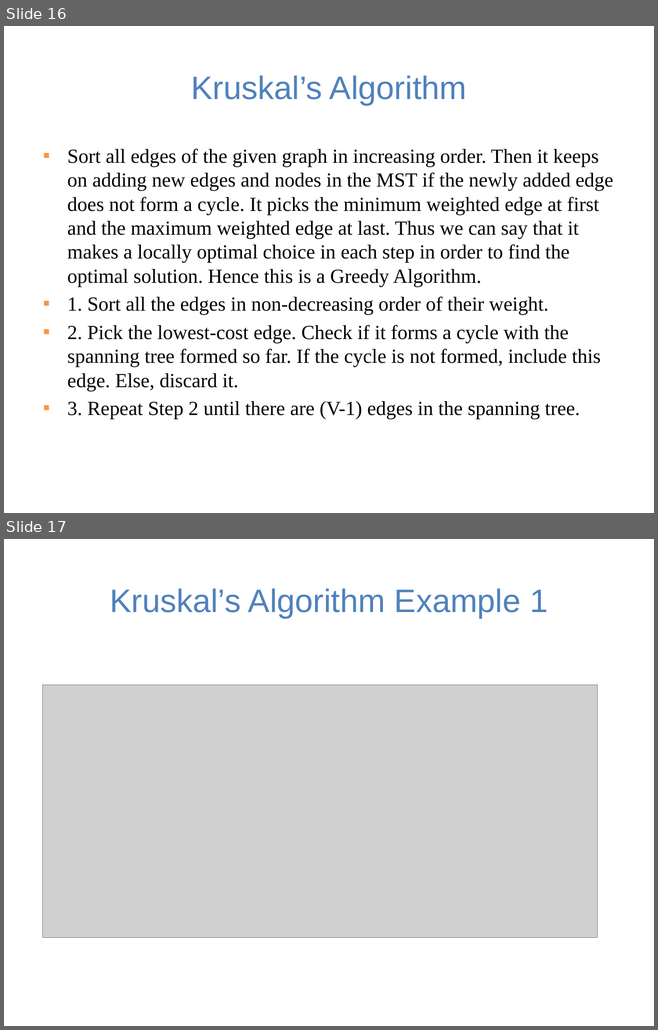
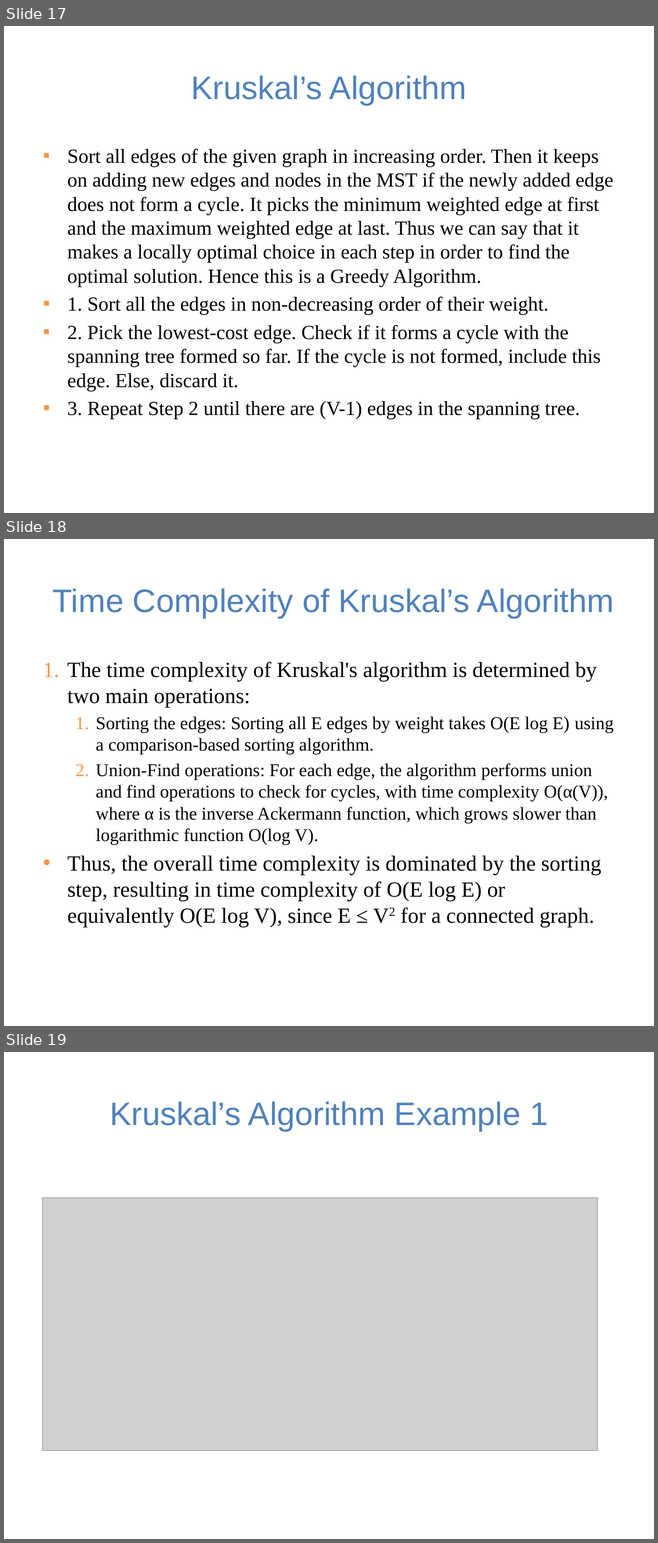
Before and after one commit to guhofstra/CSC111Fa25, a slide deck: PPTs/Lecture 12-minimum spanning trees.pptx. Shown one above the other, each under a label of ours: slides 16 and 17 before the commit, slides 17, 18 and 19 after it. The pictures are 658x1030 and 658x1543 pixels, drawn with LibreOffice and Linux fonts; fonts in the diff are those of the drawing; grey boxes stand for pictures. Boxes give left, top, right and bottom in pixels: in the first picture for what was removed or moved away, otherwise in the second. Text is boxed around its words. In the diff, an @@ line names an element or a change of style, - is before the commit and + after.

```diff
--- a/PPTs/Lecture 12-minimum spanning trees.pptx
+++ b/PPTs/Lecture 12-minimum spanning trees.pptx
@@ slide 18 added at <box>4,539,654,1026</box>, background #FFFFFF @@
@@ title added at <box>53,588,614,617</box>, 36 pt, text #4F81BD @@
+Time Complexity of Kruskal’s Algorithm
@@ text added at <box>67,661,613,927</box>, 20 pt, text #000000 @@
+1. The time complexity of Kruskal's algorithm is determined by two main operations:
+  1. Sorting the edges: Sorting all E edges by weight takes O(E log E) using a comparison-based sorting algorithm.
+  2. Union-Find operations: For each edge, the algorithm performs union and find operations to check for cycles, with time complexity O(α(V)), where α is the inverse Ackermann function, which grows slower than logarithmic function O(log V).
+• Thus, the overall time complexity is dominated by the sorting step, resulting in time complexity of O(E log E) or equivalently O(E log V), since E ≤ V2 for a connected graph.
@@ what was slide 16 is now slide 17 @@
@@ what was slide 17 is now slide 19 @@
```
Also in this commit, not shown: 1 slide changed, 1 other slide added, 1 other file.
